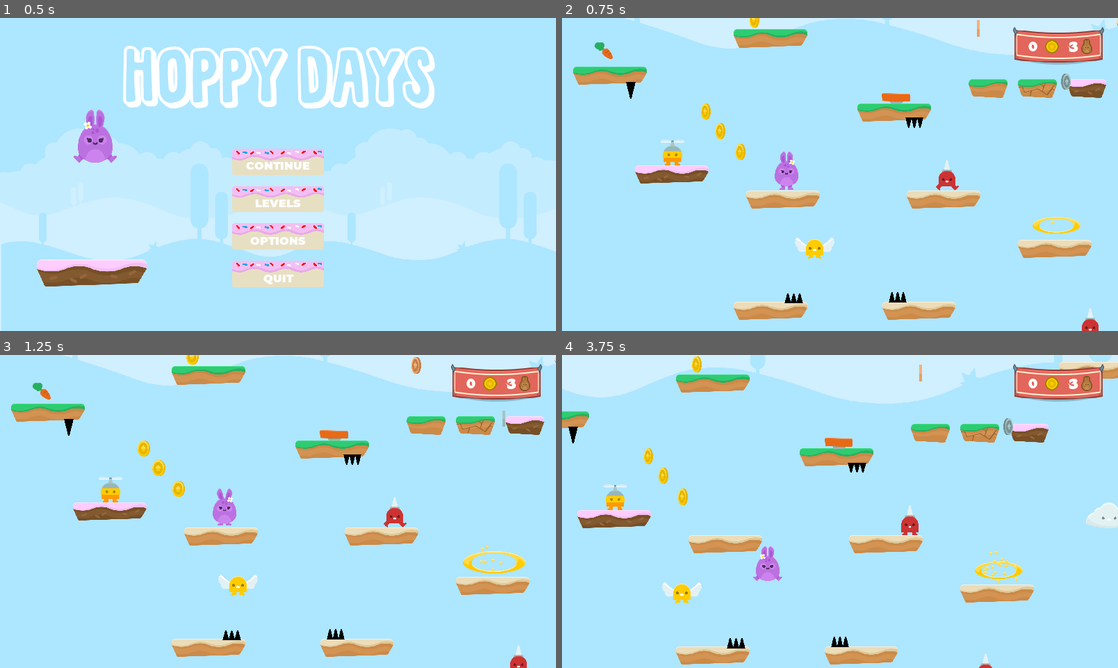
Above: before the commit, frames 1-4 (two rows, left to right).
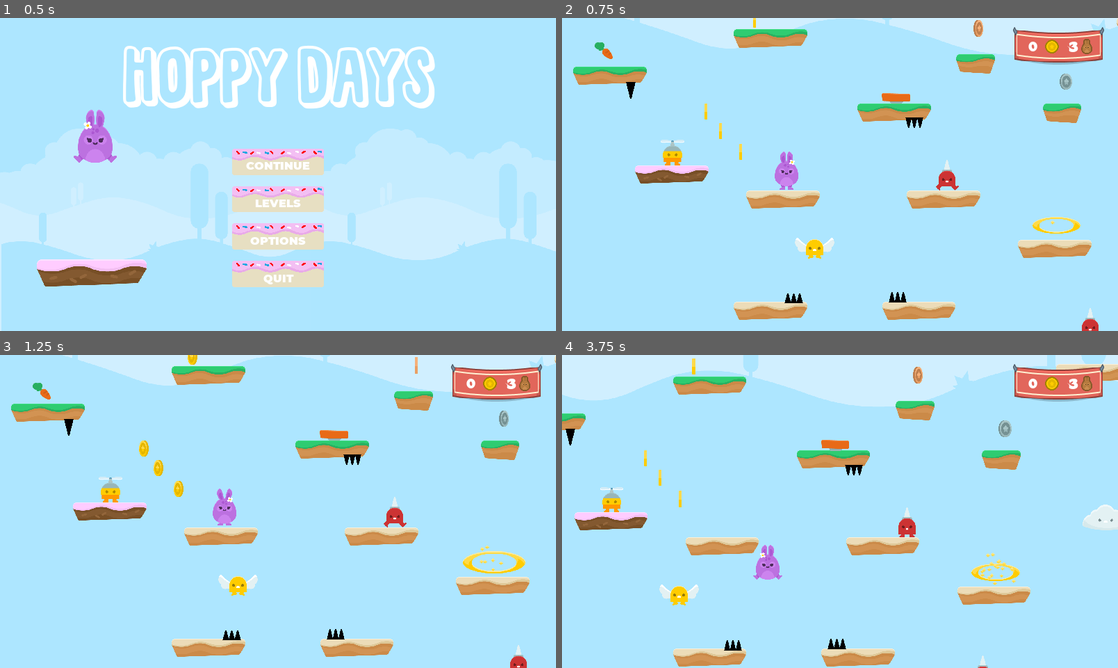
Above: after the commit, the same moments.

Repository: feRpicoral/HoppyDays
Game: Godot game, scene res://scenes/gui/MainMenu.tscn
Same seed, same stepped clock (60 frames per second), same inputs: the game is played once before the commit and once after it.
Inputs:
- Up to frame 1 (0.5 s): no input
- Up to frame 2 (0.75 s): click "CONTINUE" at 0.5 s
- Up to frame 3 (1.25 s): no input
- Up to frame 4 (3.75 s): hold Right (ui_right) 1.28-2.78 s; tap Up (ui_up) at 1.52, 2.27 s; hold Left (ui_left) from 2.78 s (still down)

Frame 1 is identical in both runs. In frame 2, 2.2% of the frame differs, in the area x 25-98%, y 0-46%; in frame 3, 2.2%; in frame 4, 8.1%, in the area x 0-100%, y 0-100%.

Commit message:
Bug Fixing

Diff:
--- a/levels/Level1.tscn
+++ b/levels/Level1.tscn
@@ -19,7 +19,7 @@
 [ext_resource path="res://scenes/items/coins/Silver.tscn" type="PackedScene" id=17]
 [ext_resource path="res://scenes/items/Portal.tscn" type="PackedScene" id=18]
 
-[node name="World" type="Node" index="0"]
+[node name="World" type="Node2D" index="0"]
 
 script = ExtResource( 1 )
 bottom_limit = 3000.0
@@ -46,7 +46,7 @@
 collision_mask = 1
 occluder_light_mask = 1
 format = 1
-tile_data = PoolIntArray( 65546, 8, 0, 393269, 8, 0, 393283, 8, 0, 458774, 4, 0, 655369, 4, 0, 720937, 5, 0, 720941, 7, 0, 720945, 1, 0, 852000, 4, 0, 1114193, 8, 0, 1179662, 0, 0, 13107 …(175 unchanged characters)…
+tile_data = PoolIntArray( 65546, 8, 0, 393269, 8, 0, 393283, 8, 0, 458774, 4, 0, 589864, 5, 0, 655369, 4, 0, 852000, 4, 0, 852015, 5, 0, 1114193, 8, 0, 1179662, 0, 0, 13107 …(175 unchanged characters)…
 _sections_unfolded = [ "Collision" ]
 __meta__ = {
 "_edit_lock_": true
@@ -85,22 +85,22 @@
 [node name="Gold" parent="Coins" index="0" instance=ExtResource( 7 )]
 
 position = Vector2( 997.291, 396.032 )
-frame = 2
+frame = 3
 
 [node name="Gold2" parent="Coins" index="1" instance=ExtResource( 7 )]
 
 position = Vector2( 746.184, 872.786 )
-frame = 2
+frame = 3
 
 [node name="Gold3" parent="Coins" index="2" instance=ExtResource( 7 )]
 
 position = Vector2( 822.157, 974.083 )
-frame = 2
+frame = 3
 
 [node name="Gold4" parent="Coins" index="3" instance=ExtResource( 7 )]
 
 position = Vector2( 925.402, 1083.17 )
-frame = 2
+frame = 3
 
 [node name="Carrots" type="Node2D" parent="." index="4"]
 
@@ -162,12 +162,12 @@
 [node name="Bronze" parent="." index="9" instance=ExtResource( 16 )]
 
 position = Vector2( 2157.1, 442.482 )
-frame = 3
+frame = 4
 
 [node name="Silver" parent="." index="10" instance=ExtResource( 17 )]
 
 position = Vector2( 2609.34, 719.033 )
-frame = 4
+frame = 5
 
 [node name="Portal" parent="." index="11" instance=ExtResource( 18 )]
 
--- a/project.godot
+++ b/project.godot
@@ -22,6 +22,7 @@
 
 window/size/width=1920
 window/size/height=1080
+window/size/fullscreen=true
 window/size/test_width=1280
 window/size/test_height=720
 window/stretch/mode="2d"
--- a/scripts/Global.gd
+++ b/scripts/Global.gd
@@ -5,6 +5,7 @@
 var levels_folder = "res://levels/"
 var UI_levels = "res://scenes/gui/Levels.tscn"
 var UI_options = "res://scenes/gui/Options.tscn"
+var game_over = "res://scenes/gui/GameOver.tscn"
 var data_json = "res://data/player-data.JSON"
 var lightning = "res://scenes/enemies/Lightning.tscn"
 
--- a/scripts/Maps.gd
+++ b/scripts/Maps.gd
@@ -1,4 +1,4 @@
-extends Node
+extends Node2D
 
 #Standart script for all maps
 
--- a/scripts/Player.gd
+++ b/scripts/Player.gd
@@ -80,7 +80,7 @@
 
 #Ends the game
 func end_game():
-	get_tree().change_scene("res://Scenes/UI/GameOver.tscn")
+	get_tree().change_scene(Global.game_over)
 
 #Needed to avoid bug
 func allow_reset_motion_y():
